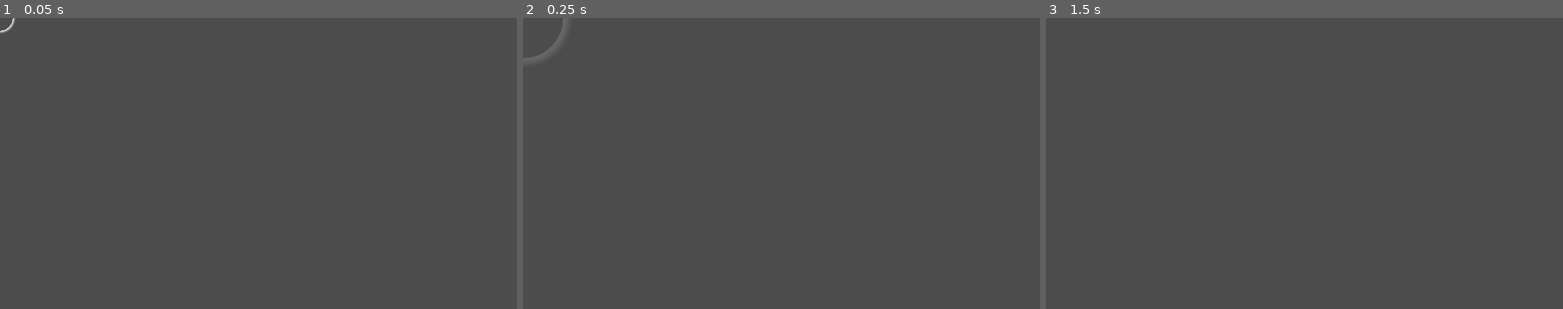
Above: before the commit, frames 1-3 (left to right).
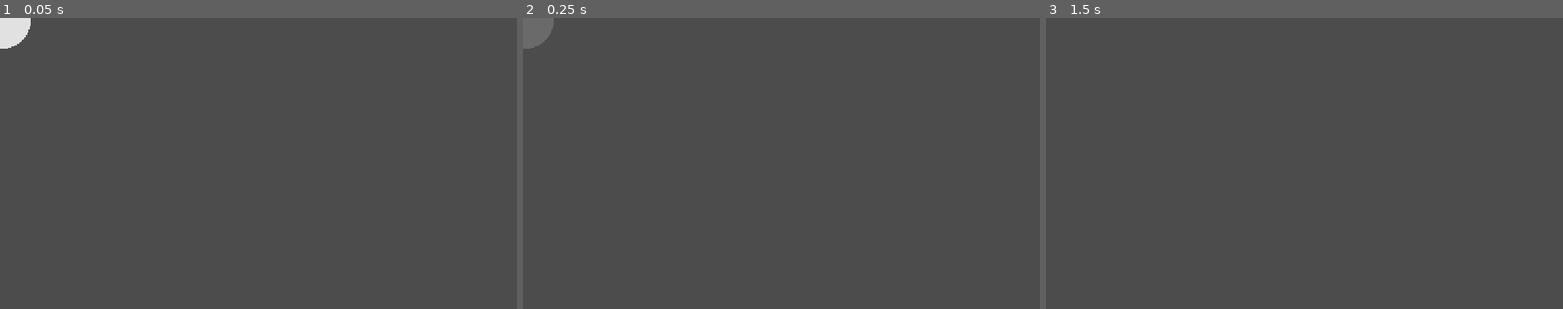
Above: after the commit, the same moments.

Repository: MNchino/ld2021
Game: Godot game, scene res://Components/Explosion/Explosion.tscn
The game is run twice, just before and just after one commit, with the same random seed, the same clock (stepped at 60 frames per second) and the same inputs. This scene is started directly instead of the project's main scene.
Inputs (mouse positions are in pixels of both pictures, inside the frame that each line leads up to):
- Up to frame 1 (0.05 s): no input
- Up to frame 2 (0.25 s): no input
- Up to frame 3 (1.5 s): move the mouse to (1418, 148) at 0.52 s; hold Right (ui_right) 0.53-1.28 s; tap Enter at 1.25 s; move the mouse to (1201, 178) at 1.27 s; hold Left (ui_left) from 1.28 s (still down)

The runs differ from the first frame. In frame 1, 0.5% of the frame differs, in the area x 0-6%, y 0-11%; in frame 2, 0.6%, in the area x 0-9%, y 0-15%; in frame 3, nothing differs.

Commit message:
explosion update (not a major update)

Diff:
--- a/Components/Explosion/Debris/Debris.gd
+++ b/Components/Explosion/Debris/Debris.gd
@@ -60,10 +60,6 @@
 			$Grabber.enable()
 			spawn_time = 0
 
-func _input(event):
-	if Input.is_key_pressed(KEY_F6):
-		get_tree().reload_current_scene()
-
 #TODO: Add some nice UI to appear/Update a score
 func _on_Grabber_collected():
 	print("debris collected")
--- a/Components/Explosion/Explosion.tscn
+++ b/Components/Explosion/Explosion.tscn
@@ -1,29 +1,17 @@
 [gd_scene load_steps=5 format=2]
 
-[ext_resource path="res://circle_02.png" type="Texture" id=1]
 [ext_resource path="res://Components/Explosion/Explosion.gd" type="Script" id=2]
+[ext_resource path="res://Sprites/explosion.png" type="Texture" id=3]
 
 [sub_resource type="Animation" id=1]
 length = 0.3
 tracks/0/type = "value"
-tracks/0/path = NodePath("circle_02:scale")
+tracks/0/path = NodePath("explosion:self_modulate")
 tracks/0/interp = 1
 tracks/0/loop_wrap = true
 tracks/0/imported = false
 tracks/0/enabled = true
 tracks/0/keys = {
-"times": PoolRealArray( 0, 0.1, 0.3 ),
-"transitions": PoolRealArray( 1, 1, 0.258816 ),
-"update": 0,
-"values": [ Vector2( 0.01, 0.01 ), Vector2( 0.1, 0.1 ), Vector2( 0.2, 0.2 ) ]
-}
-tracks/1/type = "value"
-tracks/1/path = NodePath("circle_02:self_modulate")
-tracks/1/interp = 1
-tracks/1/loop_wrap = true
-tracks/1/imported = false
-tracks/1/enabled = true
-tracks/1/keys = {
 "times": PoolRealArray( 0, 0.3 ),
 "transitions": PoolRealArray( 1, 1 ),
 "update": 0,
@@ -35,13 +23,11 @@
 
 [node name="Explosion" type="Node2D"]
 script = ExtResource( 2 )
-__meta__ = {
-"_edit_group_": true
-}
 
-[node name="circle_02" type="Sprite" parent="."]
-scale = Vector2( 0.01, 0.01 )
-texture = ExtResource( 1 )
+[node name="explosion" type="Sprite" parent="."]
+scale = Vector2( 0.8, 0.8 )
+z_index = -1
+texture = ExtResource( 3 )
 
 [node name="AnimationPlayer" type="AnimationPlayer" parent="."]
 anims/Explode = SubResource( 1 )
@@ -49,6 +35,10 @@
 [node name="Area2D" type="Area2D" parent="."]
 collision_layer = 2048
 collision_mask = 2
+__meta__ = {
+"_edit_group_": true,
+"_edit_lock_": true
+}
 
 [node name="CollisionShape2D" type="CollisionShape2D" parent="Area2D"]
 shape = SubResource( 2 )
Binary file added: Sprites/explosion.png
Not shown, added: Sprites/explosion.png.import
